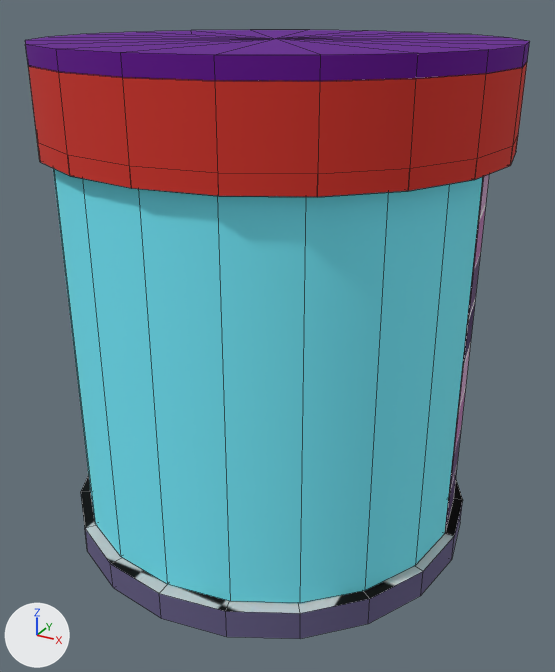
Two versions of the OBJ model ProyectoFinal/ProyectoFinal/Models/Cuarto/Ducha.obj, one commit apart.
The view is the same before and after, from a 50 mm camera at (0.659, 0.284, 0.455) aimed at (0.378, 0.796, 0.199). The axes (+X, +Y, +Z) are drawn at lower left. The lights are the same throughout. Mesh edges are drawn as thin lines. Where no turn or scale is listed for an object, it has been applied to the vertices. Vertices at the same position are counted once.

The first picture shows 'Ducha'.
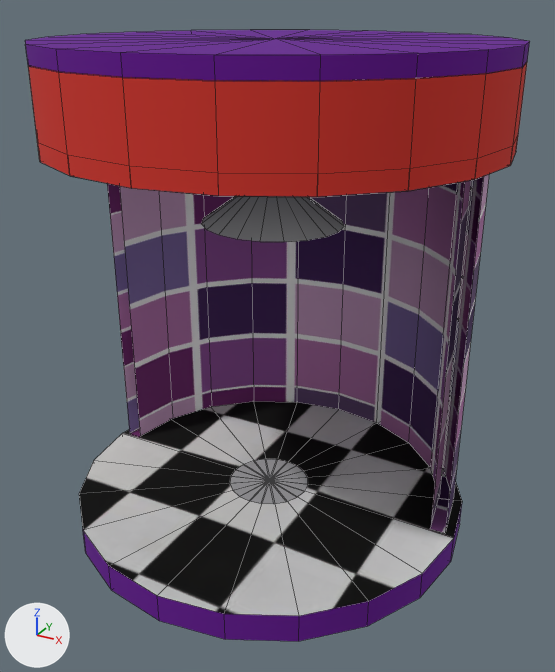
The newer file is also turned or shifted as a whole; pictures and numbers use the older file's frame.

Where the change shows, as pixel boxes (x1, y1, x2, y2) in the pictures (555 x 672 px; the box of a moved part takes in the faces that stretch with it):
'Ducha', reshaped
    before: (25, 30, 530, 639)
    after: (25, 30, 530, 641)
part 1 of me_ducha, moved or reshaped
    before: (81, 475, 463, 639)
    after: (79, 401, 462, 641)
part 2 of me_ducha, deleted (cyan)
    before: (53, 168, 483, 603)
part 3 of me_ducha, moved or reshaped
    both: (25, 42, 530, 197)

The change, as a diff of the scene's bpy script:
```diff
--- a/ProyectoFinal/ProyectoFinal/Models/Cuarto/Ducha.obj.py
+++ b/ProyectoFinal/ProyectoFinal/Models/Cuarto/Ducha.obj.py
@@ mat_lambert44sg @@
+mat_lambert44sg = principled_material('lambert44SG')
+mat_lambert44sg.texture = img_images_png
+mat_lambert44sg.roughness = 1.0
@@ me_ducha @@
 # used by ob_ducha; location = (0.0, 0.0, 0.0)
-me_ducha.from_pydata(...)  # 405 vertices, 461 faces; spans x 0.191..0.547, y 0.632..0.982, z 0.028..0.428
+me_ducha.from_pydata(...)  # 339 vertices, 421 faces; spans x 0.191..0.547, y 0.629..0.982, z 0.028..0.428
+# me_ducha part 1: the loose piece of 42 vertices spanning x 0.196..0.539, y 0.632..0.972, z 0.028..0.052 is moved by (0.0, -0.003, 0.0)
+# me_ducha part 2: the loose piece of 66 vertices spanning x 0.204..0.532, y 0.642..0.802, z 0.052..0.354 is deleted
+# me_ducha part 3
+# 122 faces are deleted
+# 40 new faces join them, mat_pasted__lambert23sg1 (picture img_images_png)
+# 52 new faces join them, mat_initialshadinggroup (picture img_11iiaweo3ll__ac__png)
+# 30 new faces join them, mat_pasted__lambert23sg (blue #6c6586)
 me_ducha.materials.append(mat_pasted__blinn2sg)
 me_ducha.materials.append(mat_lambert22sg)
-me_ducha.materials.append(mat_phong14sg)  # picture img_mm_0_0_954545_azul_png
 me_ducha.materials.append(mat_pasted__blinn1sg)
 me_ducha.materials.append(mat_pasted__lambert23sg)
-me_ducha.materials.append(mat_pasted__lambert21sg)  # blue #655d86
 me_ducha.materials.append(mat_pasted__lambert20sg)
@@ me_ducha @@
 me_ducha.materials.append(mat_pasted__lambert23sg1)
+me_ducha.materials.append(mat_lambert44sg)  # picture img_images_png
```
